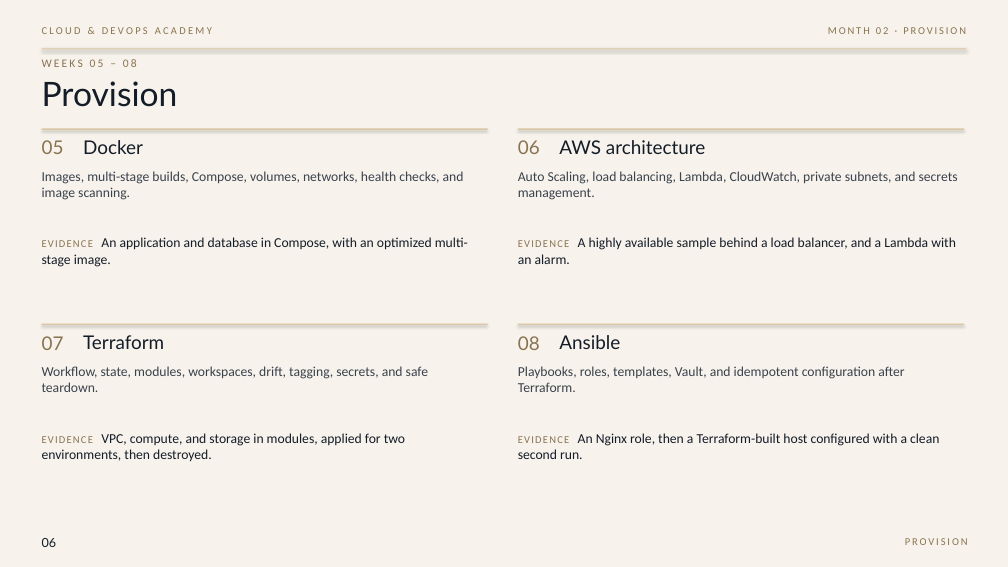
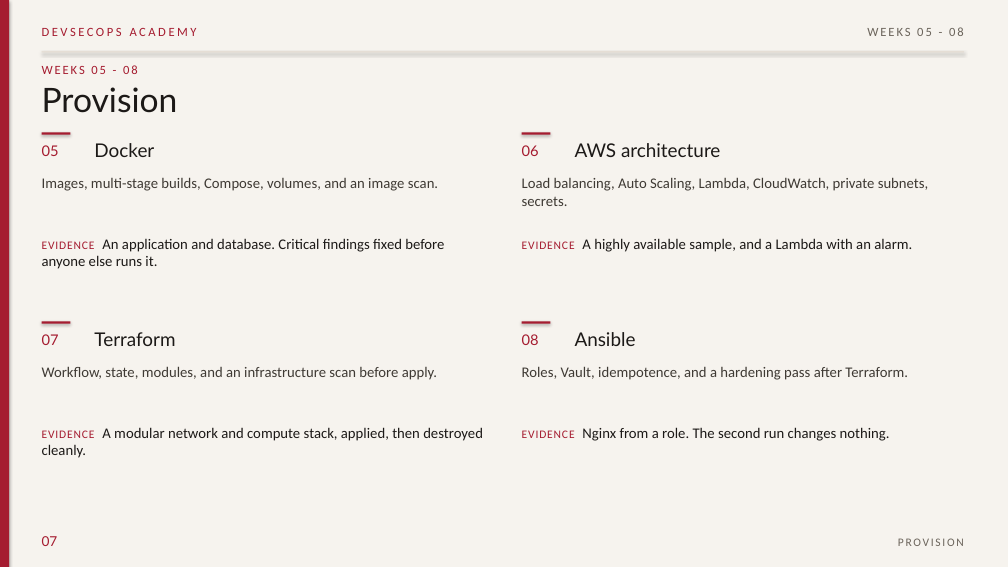
Before and after one commit to realsolomonone/cloud-devops-academy-syllabus-nov-2026, a slide deck: slide 7 of Cloud_DevOps_Academy_Engineering_Programme.pptx (slide 6 before the commit). Drawn at 1008x567 pixels with LibreOffice and Linux fonts; fonts in the diff are those of the drawing. Boxes give left, top, right and bottom in pixels: in the first picture for what was removed or moved away, otherwise in the second. Text is boxed around its words. In the diff, an @@ line names an element or a change of style, - is before the commit and + after.

```diff
--- a/Cloud_DevOps_Academy_Engineering_Programme.pptx
+++ b/Cloud_DevOps_Academy_Engineering_Programme.pptx
@@ background #F7F3EC to #F6F3EE @@
@@ rectangle added at (0, 0, 9, 567), fill #A51C30 @@
@@ text at (42, 28, 197, 36): text changed; size 10 to 12 pt; text colour #8A7350 to #A51C30 @@
-CLOUD & DEVOPS ACADEMY
+DEVSECOPS ACADEMY
@@ text removed at (828, 27, 966, 34) @@
-MONTH 02 · PROVISION
@@ text added at (867, 27, 964, 36), 12 pt, text #6B645B @@
+WEEKS 05 - 08
@@ rectangle at (42, 51, 964, 52): fill #D9C7A4 to #E3DBD0 @@
@@ text at (42, 65, 138, 74): text changed; size 11 to 12 pt; text colour #8A7350 to #A51C30 @@
-WEEKS 05 – 08
+WEEKS 05 - 08
@@ rectangle removed at (42, 129, 488, 130) @@
@@ rectangle added at (42, 132, 70, 135), fill #A51C30 @@
@@ text "Docker": place and size @@
-text "Docker" at (83, 140, 143, 154)
+text "Docker" at (94, 143, 154, 157)
@@ rectangle removed at (518, 129, 964, 130) @@
@@ size 18 to 14 pt, text colour #8A7350 to #A51C30 in 4 elements at (42, 334, 59, 345), (42, 145, 59, 156), (522, 334, 539, 345), (522, 145, 539, 156) @@
@@ rectangle added at (522, 132, 551, 135), fill #A51C30 @@
@@ text "AWS architecture": place and size @@
-text "AWS architecture" at (559, 140, 705, 154)
+text "AWS architecture" at (575, 143, 720, 157)
@@ text at (42, 177, 438, 191): text changed; size 13 to 14 pt; text colour #3A424D to #3F3A34 @@
-Images, multi-stage builds, Compose, volumes, networks, health checks, and image scanning.
+Images, multi-stage builds, Compose, volumes, and an image scan.
@@ text at (522, 177, 929, 206): text changed; size 13 to 14 pt; text colour #3A424D to #3F3A34 @@
-Auto Scaling, load balancing, Lambda, CloudWatch, private subnets, and secrets management.
+Load balancing, Auto Scaling, Lambda, CloudWatch, private subnets, secrets.
@@ text at (42, 238, 444, 269): text changed; size 13 to 14 pt; text colour #141C27 to #1C1917 @@
-EVIDENCE An application and database in Compose, with an optimized multi-stage image.
+EVIDENCE An application and database. Critical findings fixed before anyone else runs it.
@@ text at (522, 238, 912, 252): text changed; size 13 to 14 pt; text colour #141C27 to #1C1917 @@
-EVIDENCE A highly available sample behind a load balancer, and a Lambda with an alarm.
+EVIDENCE A highly available sample, and a Lambda with an alarm.
@@ rectangle removed at (42, 324, 488, 325) @@
@@ rectangle added at (42, 321, 70, 324), fill #A51C30 @@
@@ text "Terraform": place and size @@
-text "Terraform" at (83, 335, 164, 349)
+text "Terraform" at (94, 332, 175, 346)
@@ rectangle removed at (518, 324, 964, 325) @@
@@ rectangle added at (522, 321, 551, 324), fill #A51C30 @@
@@ text colour #141C27 to #1C1917 in 5 elements at (42, 87, 178, 113), (94, 143, 154, 157), (94, 332, 175, 346), (575, 143, 720, 157), (575, 332, 636, 346) @@
@@ text "Ansible": place and size @@
-text "Ansible" at (559, 335, 620, 349)
+text "Ansible" at (575, 332, 636, 346)
@@ text at (42, 366, 437, 380): text changed; size 13 to 14 pt; text colour #3A424D to #3F3A34 @@
-Workflow, state, modules, workspaces, drift, tagging, secrets, and safe teardown.
+Workflow, state, modules, and an infrastructure scan before apply.
@@ text at (522, 366, 908, 380): text changed; size 13 to 14 pt; text colour #3A424D to #3F3A34 @@
-Playbooks, roles, templates, Vault, and idempotent configuration after Terraform.
+Roles, Vault, idempotence, and a hardening pass after Terraform.
@@ text at (42, 427, 483, 458): text changed; size 13 to 14 pt; text colour #141C27 to #1C1917 @@
-EVIDENCE VPC, compute, and storage in modules, applied for two environments, then destroyed.
+EVIDENCE A modular network and compute stack, applied, then destroyed cleanly.
@@ text at (522, 427, 890, 441): text changed; size 13 to 14 pt; text colour #141C27 to #1C1917 @@
-EVIDENCE An Nginx role, then a Terraform-built host configured with a clean second run.
+EVIDENCE Nginx from a role. The second run changes nothing.
@@ text removed at (42, 538, 57, 547) @@
-06
@@ text added at (42, 536, 58, 546), 13 pt, text #A51C30 @@
+07
@@ text "PROVISION": place and size @@
-text "PROVISION" at (905, 538, 968, 545)
+text "PROVISION" at (898, 538, 964, 546)
@@ text "PROVISION" at (898, 538, 964, 546): size 10 to 11 pt, text colour #8A7350 to #6B645B, letter spacing 1.8 to 1.6 pt @@
```
Also in this commit, not shown: 7 other slides changed, 4 slides added, 4 slides removed, 7 other files.
